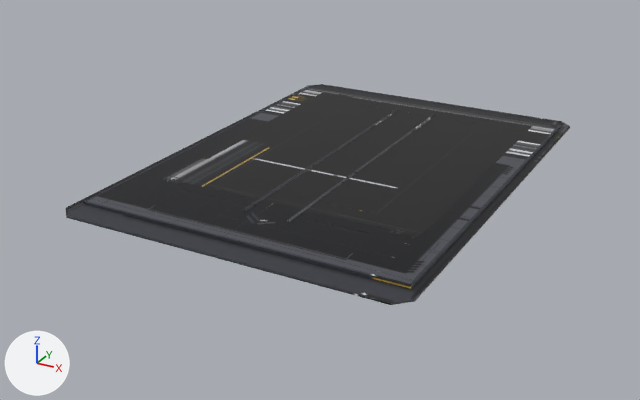
One commit to the glTF model models/機庫/整備庫_48_整修庫_地板.glb: the scene before it, then after it.
Before and after are seen from a 50 mm camera at (85.2, -163.1, 73.1) aimed at (-3.6, -1.5, -7.7). Arrows for +X, +Y and +Z are at lower left; the lights stay in place. The older version comes first. Vertices at exactly the same position are counted once.

The first picture shows 'Hall_floor_refit_Mesh'.
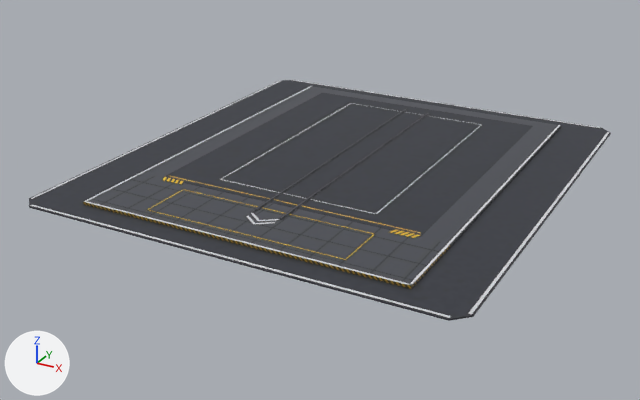
Pixel boxes (x1, y1, x2, y2) of what changed, in the pictures (640 x 400 px; the box of a moved part takes in the faces that stretch with it):
```json
{"object": "Hall_floor_refit_Mesh", "change": "reshaped, surface changed", "before": [66, 84, 570, 305], "after": [29, 80, 611, 321], "on screen": "lighter, 15% wider, 9% taller"}
{"part": 1, "of": "me_hall_floor_refit_mesh", "change": "moved or reshaped", "before": [411, 126, 569, 299], "after": [468, 132, 610, 314]}
{"part": 2, "of": "me_hall_floor_refit_mesh", "change": "moved or reshaped", "before": [67, 85, 310, 208], "after": [31, 81, 281, 199]}
{"part": 3, "of": "me_hall_floor_refit_mesh", "change": "moved or reshaped", "before": [288, 114, 436, 221], "after": [279, 113, 429, 219]}
{"part": 4, "of": "me_hall_floor_refit_mesh", "change": "moved or reshaped", "before": [287, 114, 437, 221], "after": [281, 113, 430, 219]}
{"part": 5, "of": "me_hall_floor_refit_mesh", "change": "moved or reshaped", "before": [244, 108, 400, 211], "after": [251, 109, 407, 213]}
{"part": 6, "of": "me_hall_floor_refit_mesh", "change": "moved or reshaped", "before": [243, 109, 400, 211], "after": [252, 109, 406, 213]}
{"part": 7, "of": "me_hall_floor_refit_mesh", "change": "moved or reshaped", "before": [66, 208, 415, 305], "after": [29, 198, 474, 321]}
{"part": 8, "of": "me_hall_floor_refit_mesh", "change": "moved or reshaped", "before": [66, 84, 570, 301], "after": [31, 80, 611, 315]}
{"part": 9, "of": "me_hall_floor_refit_mesh", "change": "surface changed", "before": [66, 84, 570, 305], "after": [29, 80, 611, 321], "on screen": "lighter"}
```

The change, as JSON lines over the scene's bpy script:
```json
{"block": "me_hall_floor_refit_mesh", "where": "# used by ob_hall_floor_refit_mesh; location = (0.0, 0.0, 0.0)"}
{"op": "remove", "block": "me_hall_floor_refit_mesh", "code": "me_hall_floor_refit_mesh.from_pydata(...)  # 1024 vertices, 1932 faces; spans x -38.0..38.0, y -48.0..57.0, z -0.3..0.8"}
{"op": "add", "block": "me_hall_floor_refit_mesh", "code": "me_hall_floor_refit_mesh.from_pydata(...)  # 1024 vertices, 1932 faces; spans x -48.0..48.0, y -48.0..57.0, z -0.3..0.8"}
{"block": "me_hall_floor_refit_mesh", "change": "me_hall_floor_refit_mesh part 1: the loose piece of 24 vertices spanning x 37.1..37.7, y -45.0..54.0, z 0.0..0.1 is moved by (10.0, 0.0, 0.0)"}
{"block": "me_hall_floor_refit_mesh", "change": "me_hall_floor_refit_mesh part 2: the loose piece of 24 vertices spanning x -37.7..-37.1, y -45.0..54.0, z 0.0..0.1 is moved by (-10.0, 0.0, 0.0)"}
{"block": "me_hall_floor_refit_mesh", "change": "me_hall_floor_refit_mesh part 3: the loose piece of 24 vertices spanning x 4.9..5.3, y -30.0..45.0, z 0.6..0.8 is moved by (-1.9, 0.0, 0.0)"}
{"block": "me_hall_floor_refit_mesh", "change": "me_hall_floor_refit_mesh part 4: the loose piece of 24 vertices spanning x 4.7..5.5, y -30.0..45.0, z 0.6..0.7 is moved by (-1.9, 0.0, 0.0)"}
{"block": "me_hall_floor_refit_mesh", "change": "me_hall_floor_refit_mesh part 5: the loose piece of 24 vertices spanning x -5.3..-4.9, y -30.0..45.0, z 0.6..0.8 is moved by (1.9, 0.0, 0.0)"}
{"block": "me_hall_floor_refit_mesh", "change": "me_hall_floor_refit_mesh part 6: the loose piece of 24 vertices spanning x -5.5..-4.7, y -30.0..45.0, z 0.6..0.7 is moved by (1.9, 0.0, 0.0)"}
{"block": "me_hall_floor_refit_mesh", "change": "me_hall_floor_refit_mesh part 7: 24 of the vertices in x 35.0..38.0, y -48.0..-45.0, z -0.3..0.1 are moved by (10.0, 0.0, 0.0)"}
{"block": "me_hall_floor_refit_mesh", "change": "me_hall_floor_refit_mesh part 8: 24 of the vertices in x 35.0..38.0, y 54.0..57.0, z -0.3..0.1 are moved by (10.0, 0.0, 0.0)"}
{"block": "me_hall_floor_refit_mesh", "change": "me_hall_floor_refit_mesh part 9: texture (UV) coordinates of 1932 of 1932 faces, centred in x -38.0..38.0, y -48.0..57.0, z -0.3..0.8, changed; they spanned u 0.0..1.0, v 0.0..1.0 and now span u 0.0..1.0, v 0.0..1.0"}
{"block": "me_hall_floor_refit_mesh", "change": "other edits to the shape of me_hall_floor_refit_mesh do not show in these pictures"}
```
